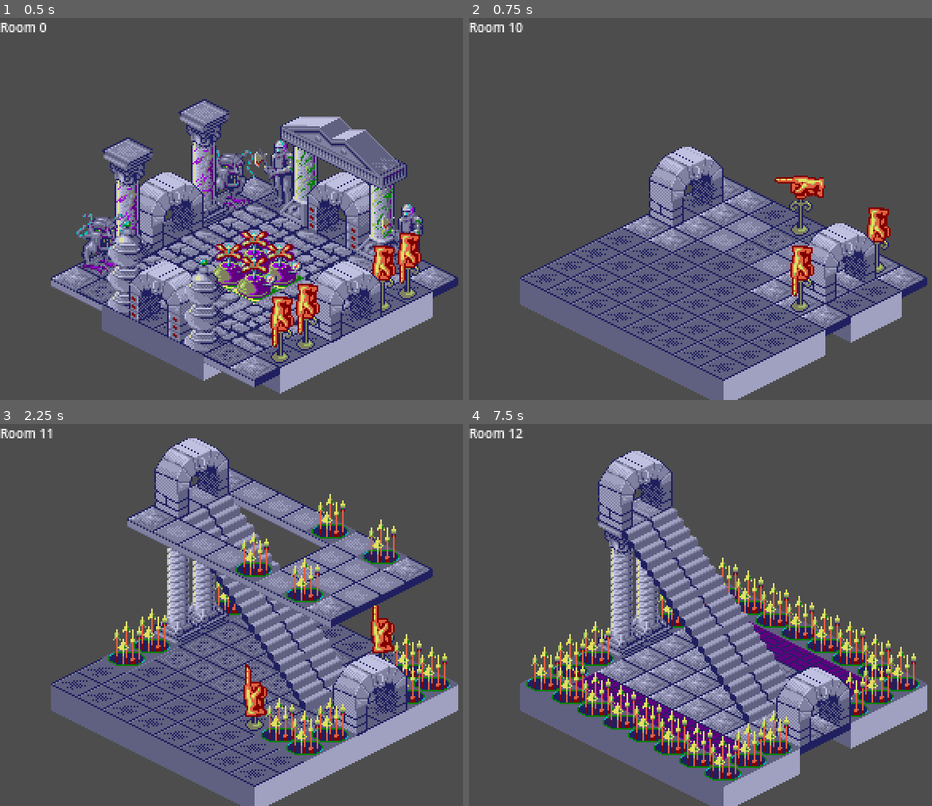
Above: before the commit, frames 1-4 (two rows, left to right).
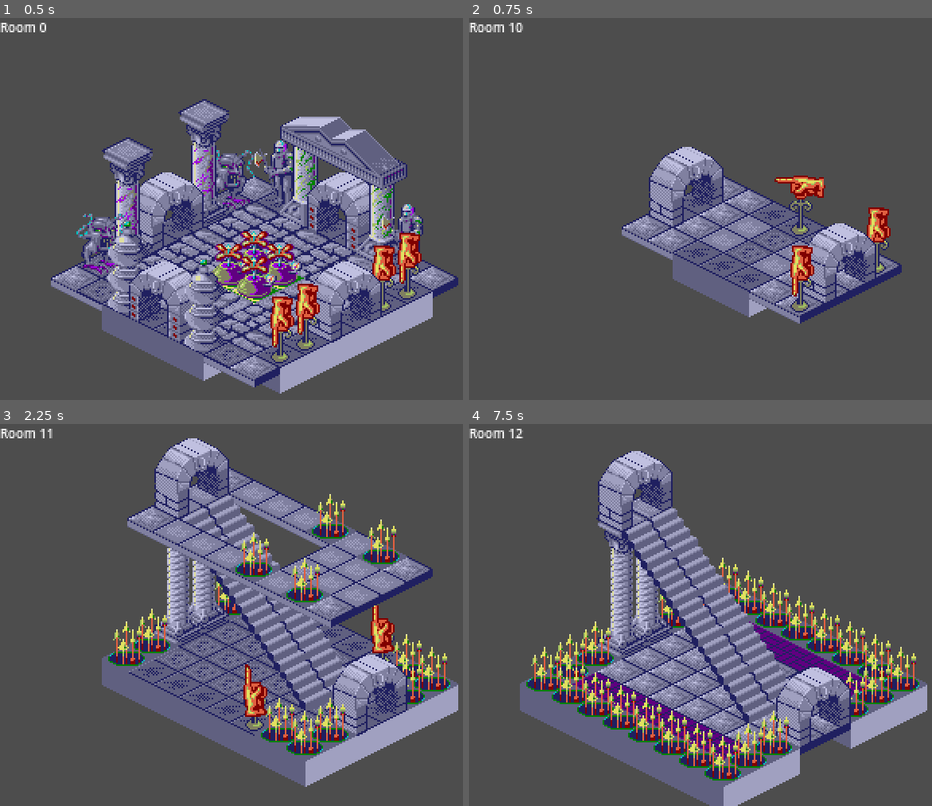
Above: after the commit, the same moments.

Repository: vmedea/godot-experiments
Game: Godot game, scene res://scenes/gameplay.tscn
Same seed, same stepped clock (60 frames per second), same inputs: the game is played once before the commit and once after it.
Inputs:
- Up to frame 1 (0.5 s): no input
- Up to frame 2 (0.75 s): tap Enter at 0.5 s; hold Right (ui_right) from 0.53 s (still down)
- Up to frame 3 (2.25 s): tap Space at 1.25 s; release Right (ui_right) at 1.28 s; hold Down (ui_down) 1.28-2.03 s; tap Enter at 2 s; hold Right (ui_right) from 2.03 s (still down)
- Up to frame 4 (7.5 s): tap Space at 2.75, 4.25 s; release Right (ui_right) at 2.78 s; hold Up (ui_up) 2.78-3.53 s; tap Enter at 3.5 s; hold Left (ui_left) 3.53-5.03 s; hold Down (ui_down) 5.03-5.78 s; hold Right (ui_right) 5.78-6.53 s; hold Up (ui_up) 6.53-7.28 s; hold Right (ui_right) from 7.28 s (still down)

Frame 1 is identical in both runs. In frame 2, 18% of the frame differs, in the area x 10-99%, y 54-100%; in frame 3, 7.4%; in frame 4, nothing differs.

Commit message:
only show part of level within bounds

Diff:
--- a/scenes/gameplay.gd
+++ b/scenes/gameplay.gd
@@ -40,7 +40,7 @@
 		for y in range(ROOM_MAX_Y):
 			for x in range(ROOM_MAX_X):
 				var tile_id = room.level[z][y][x]
-				if tile_id != 0:
+				if x < room.dims[0] and y < room.dims[1] and z < room.dims[2] and tile_id != 0:
 					tilemap.set_cell(0, Vector2i(x, y), 0, Vector2i(tile_id & 0xf, tile_id >> 4), 0)
 				else:
 					tilemap.set_cell(0, Vector2i(x, y))
